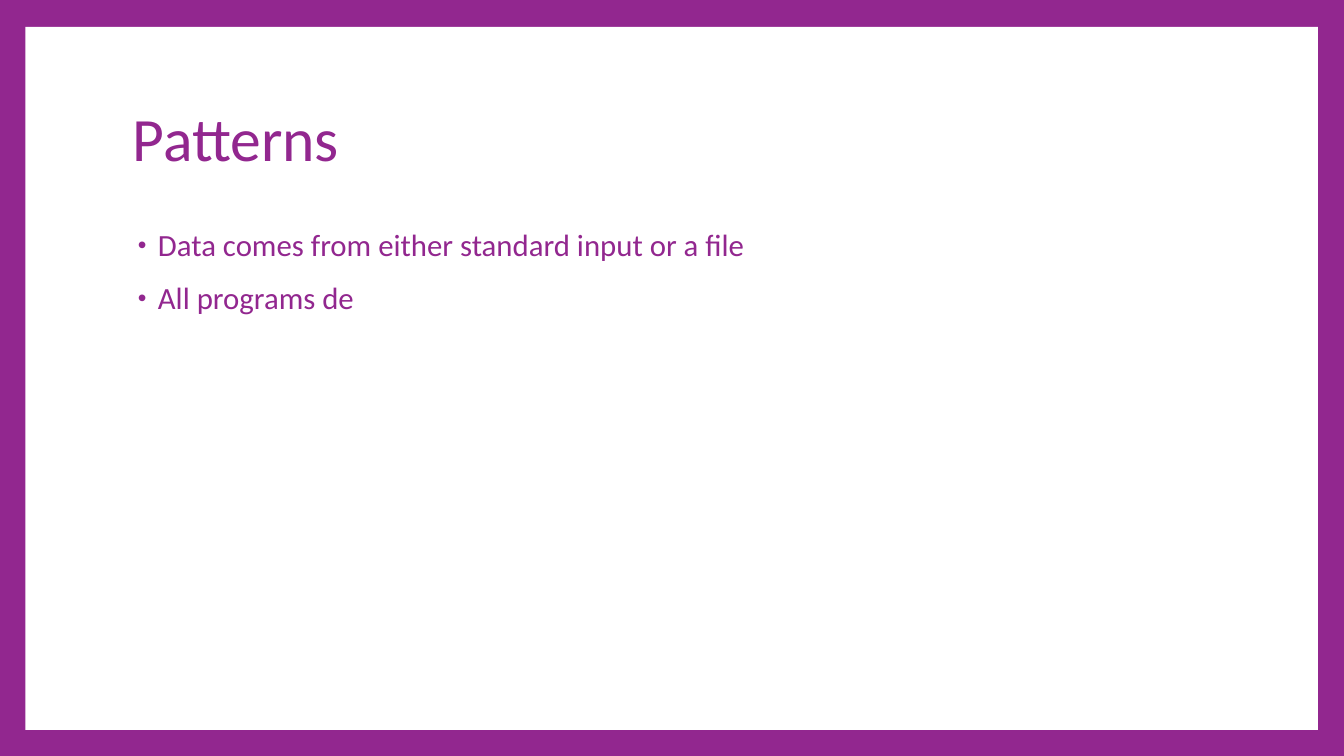
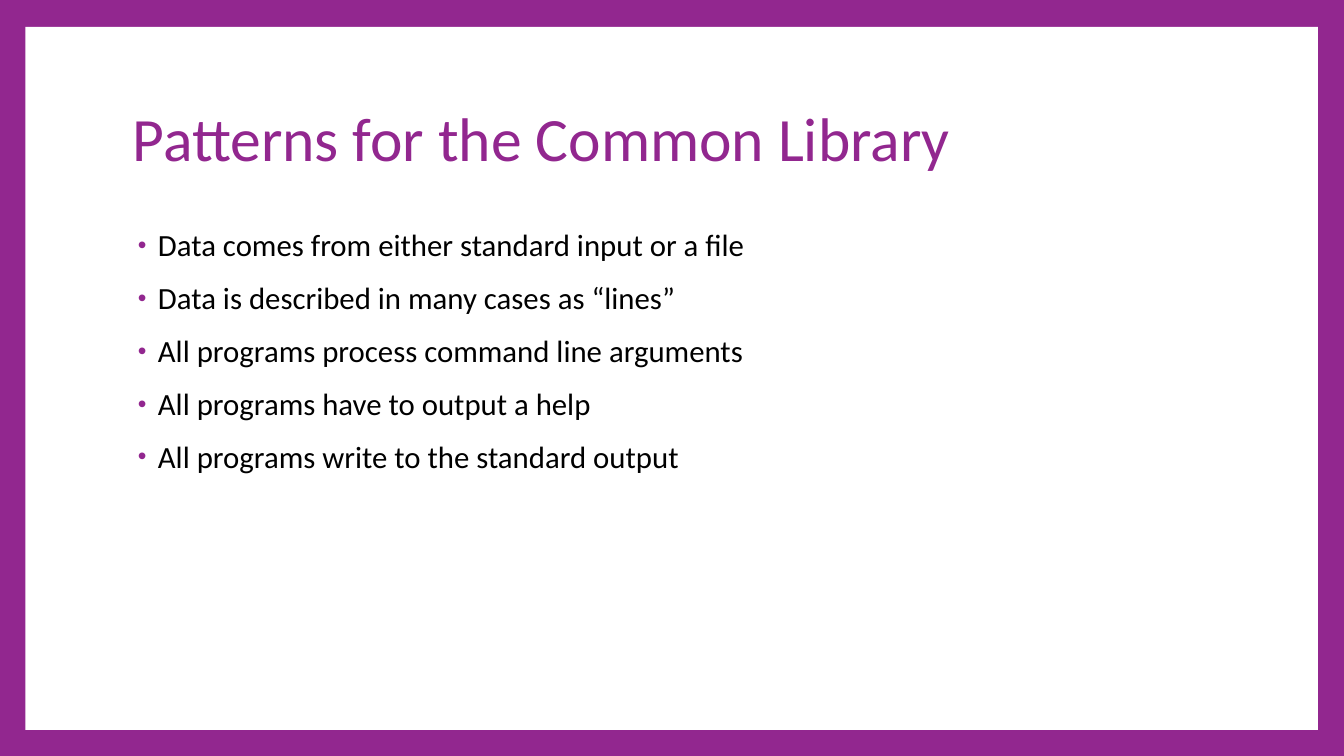
Before and after one commit to cdiggins/cs321, a slide deck: slide 16 of class-notes/cs321-winter-2023-lecture-7.pptx (slide 32 before the commit). Drawn at 1344x756 pixels with LibreOffice and Linux fonts; fonts in the diff are those of the drawing. Boxes give left, top, right and bottom in pixels: in the first picture for what was removed or moved away, otherwise in the second. Text is boxed around its words. In the diff, an @@ line names an element or a change of style, - is before the commit and + after.

```diff
--- a/class-notes/cs321-winter-2023-lecture-7.pptx
+++ b/class-notes/cs321-winter-2023-lecture-7.pptx
@@ title at [133, 118, 950, 171]: text changed @@
-Patterns
+Patterns for the Common Library
@@ text at [158, 234, 744, 261]: text colour #92278F to #000000 in "Data comes from either standard input or ..." @@
@@ text at [158, 287, 743, 474]: text changed; text colour #92278F to #000000 @@
-• All programs de
+• Data is described in many cases as “lines”
+• All programs process command line arguments
+• All programs have to output a help
+• All programs write to the standard output
```
Also in this commit, not shown: 20 other slides changed, 3 slides added, 6 slides removed, 1 other file.
